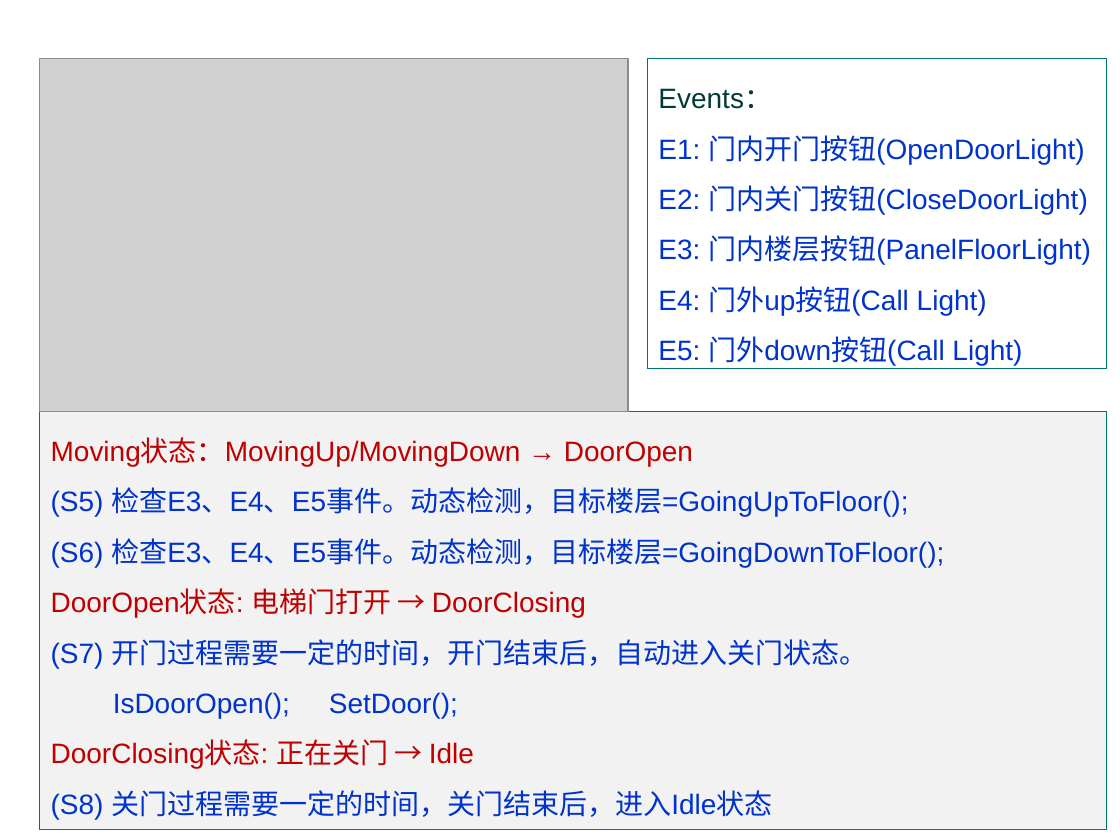
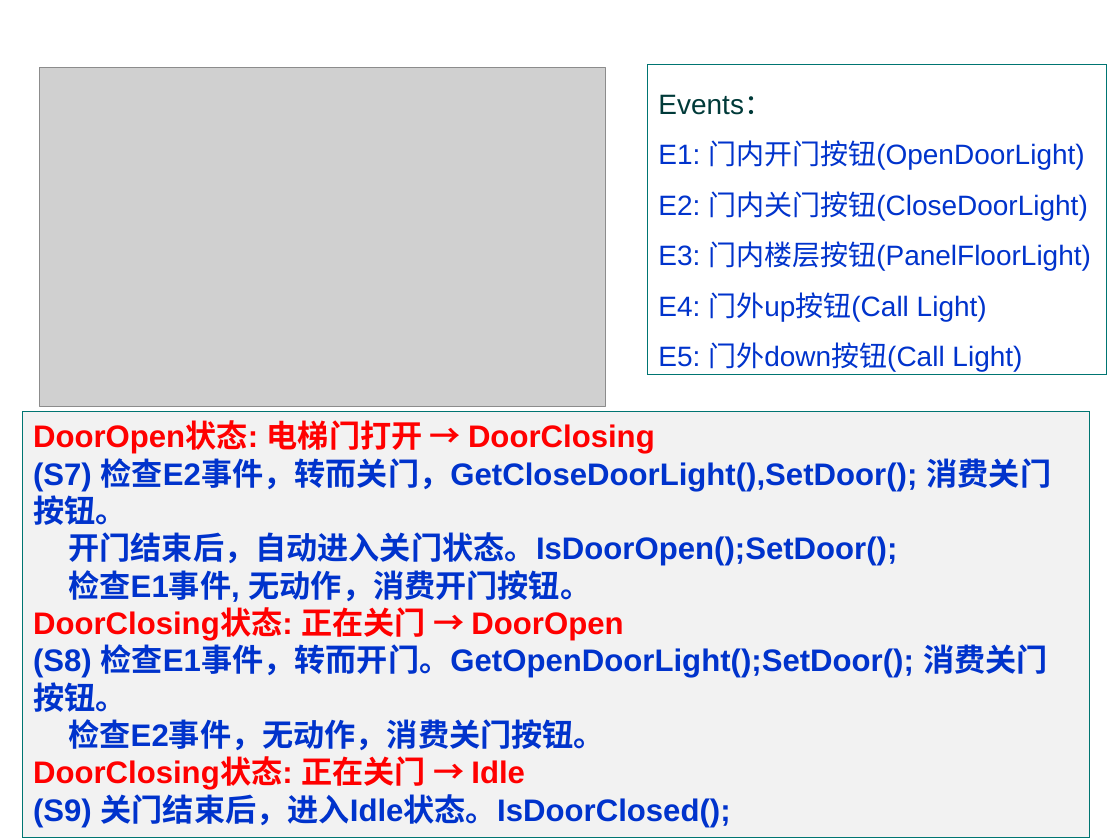
Before and after one commit to jtrfid/C-Repositories, a slide deck: slide 28 of C语言课程设计/2016/Garage_mfc/状态和状态机.pptx (slide 26 before the commit). Drawn at 1120x840 pixels with LibreOffice and Linux fonts; fonts in the diff are those of the drawing; grey boxes stand for pictures; background and template pictures are left out. Boxes give left, top, right and bottom in pixels: in the first picture for what was removed or moved away, otherwise in the second. Text is boxed around its words. In the diff, an @@ line names an element or a change of style, - is before the commit and + after.

Commit message:
修订状态图

```diff
--- a/C语言课程设计/2016/Garage_mfc/状态和状态机.pptx
+++ b/C语言课程设计/2016/Garage_mfc/状态和状态机.pptx
@@ picture: place and size @@
-picture at <box>39,58,627,411</box>
+picture at <box>39,67,605,407</box>
@@ rectangle "Events：": place and size @@
-rectangle "Events：" at <box>647,58,1107,368</box>
+rectangle "Events：" at <box>647,64,1107,374</box>
@@ rectangle "DoorOpen状态: 电梯门打开 → DoorClosing": place and size @@
-rectangle "DoorOpen状态: 电梯门打开 → DoorClosing" at <box>39,411,1107,830</box>
+rectangle "DoorOpen状态: 电梯门打开 → DoorClosing" at <box>22,411,1090,837</box>
@@ text in rectangle at <box>33,420,655,790</box>: size 18 to 20 pt, text colour #C00000 to #FF0000, bold on in "DoorOpen状态: 电梯门打开 → DoorClosing", "DoorClosing状态: 正在关门 → Idle"; line spacing 1.5 to 1 @@
@@ text in rectangle at <box>51,439,944,568</box>: paragraphs removed @@
-Moving状态：MovingUp/MovingDown → DoorOpen
-(S5) 检查E3、E4、E5事件。动态检测，目标楼层=GoingUpToFloor();
-(S6) 检查E3、E4、E5事件。动态检测，目标楼层=GoingDownToFloor();
@@ text in rectangle at <box>33,453,1052,750</box>: text changed; size 18 to 20 pt; bold on @@
-(S7) 开门过程需要一定的时间，开门结束后，自动进入关门状态。
-IsDoorOpen(); SetDoor();
+(S7) 检查E2事件，转而关门，GetCloseDoorLight(),SetDoor(); 消费关门按钮。
+开门结束后，自动进入关门状态。IsDoorOpen();SetDoor();
+检查E1事件, 无动作，消费开门按钮。
+DoorClosing状态: 正在关门 → DoorOpen
+(S8) 检查E1事件，转而开门。GetOpenDoorLight();SetDoor(); 消费关门按钮。
+检查E2事件，无动作，消费关门按钮。
@@ text in rectangle at <box>33,789,731,828</box>: text changed; size 18 to 20 pt; bold on @@
-(S8) 关门过程需要一定的时间，关门结束后，进入Idle状态
+(S9) 关门结束后，进入Idle状态。IsDoorClosed();
```
Also in this commit, not shown: 1 other slide changed, 2 slides added, 1 other file.
